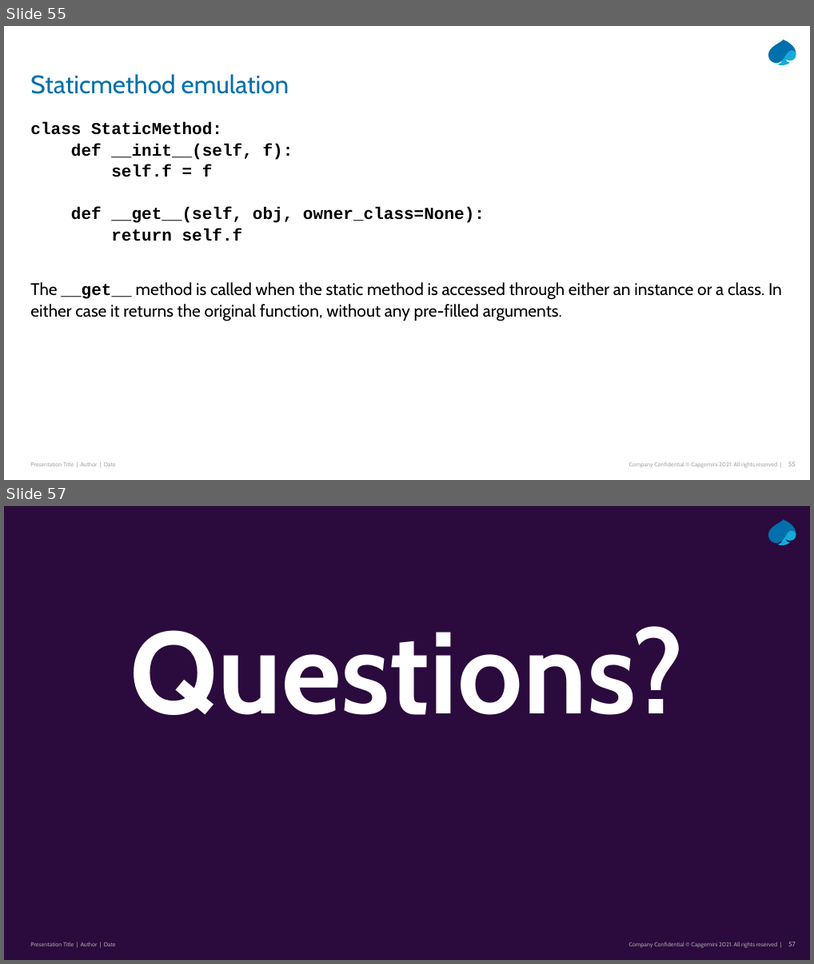
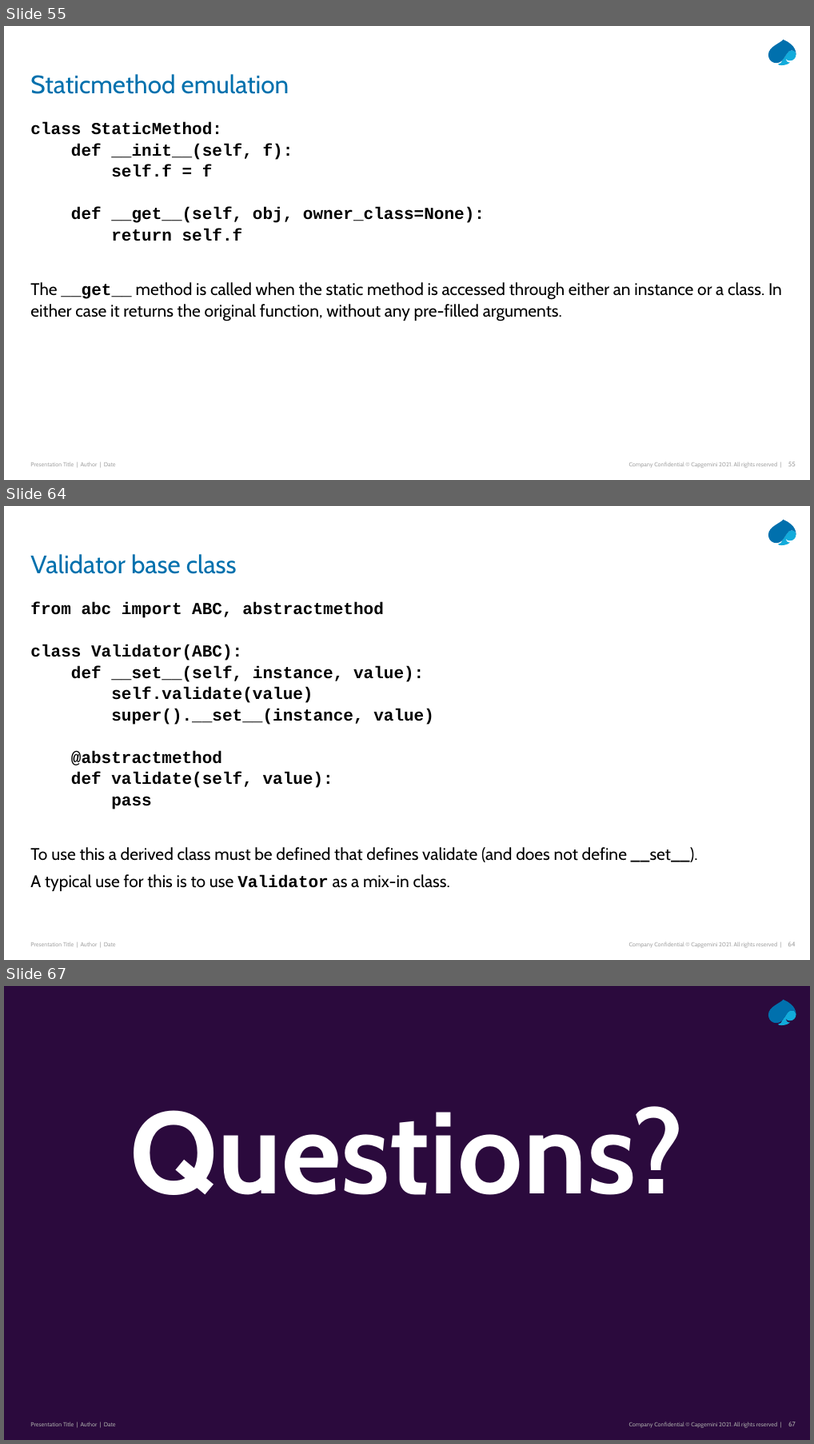
Before and after one commit to Python-Masterclass/Descriptors, a slide deck: Masterclass-6-descriptors.pptx. Shown one above the other, each under a label of ours: slides 55 and 57 before the commit, slides 55, 64 and 67 after it; the slides between them are not shown. The pictures are 814x964 and 814x1444 pixels, drawn with LibreOffice and Linux fonts; fonts in the diff are those of the drawing. Boxes give left, top, right and bottom in pixels: in the first picture for what was removed or moved away, otherwise in the second. Text is boxed around its words. In the diff, an @@ line names an element or a change of style, - is before the commit and + after.

```diff
--- a/Masterclass-6-descriptors.pptx
+++ b/Masterclass-6-descriptors.pptx
@@ slide 64 added at (4,506,810,960), background #FFFFFF; not listed: 5 template elements that a slide beside it also shows @@
@@ title added at (30,554,237,574), 30 pt, text #0070AD @@
+Validator base class
@@ text added at (30,602,698,891), 20 pt, text #000000, bold @@
+from abc import ABC, abstractmethod
+class Validator(ABC):
+def __set__(self, instance, value):
+self.validate(value)
+super().__set__(instance, value)
+@abstractmethod
+def validate(self, value):
+pass
+To use this a derived class must be defined that defines validate (and does not define __set__).
+A typical use for this is to use Validator as a mix-in class.
@@ what was slide 57 is now slide 67 @@
@@ page number at (789,1421,796,1426): text changed @@
-57
+67
```
Also in this commit, not shown: 4 slides changed, 9 other slides added, 9 other files.
